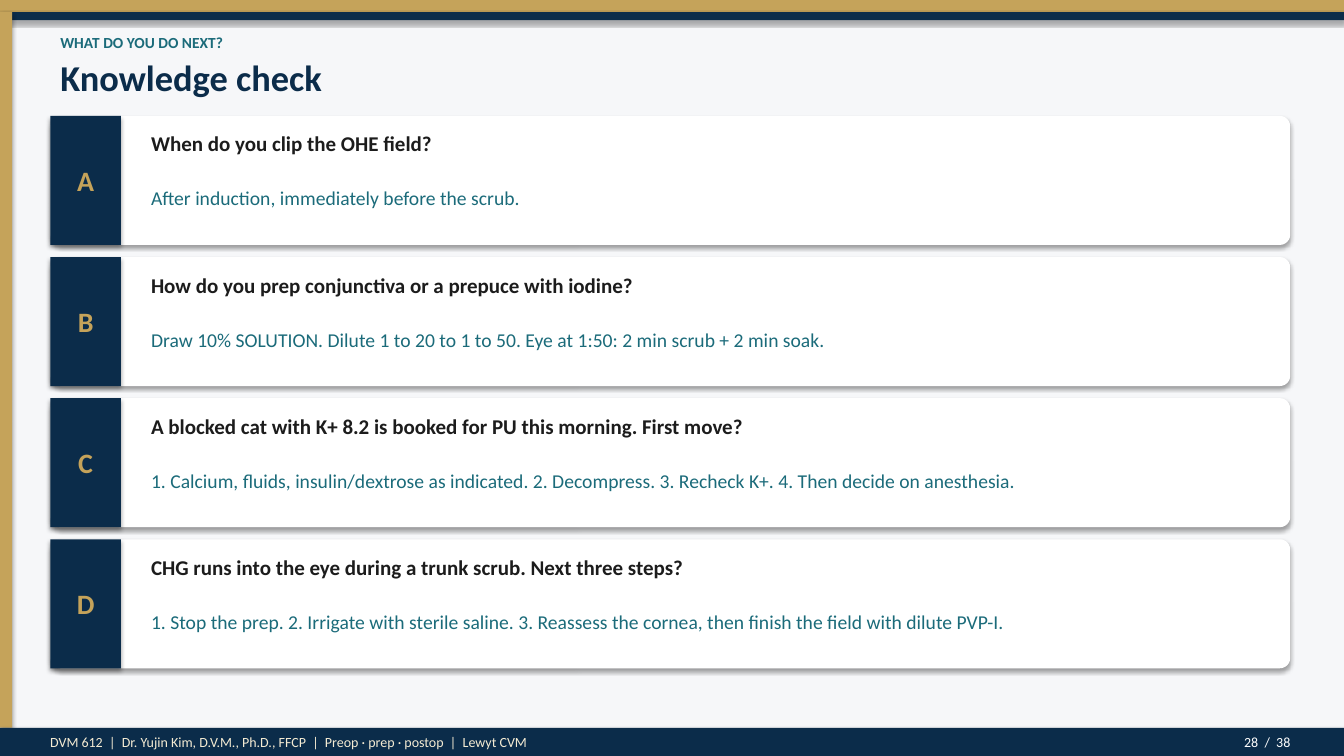
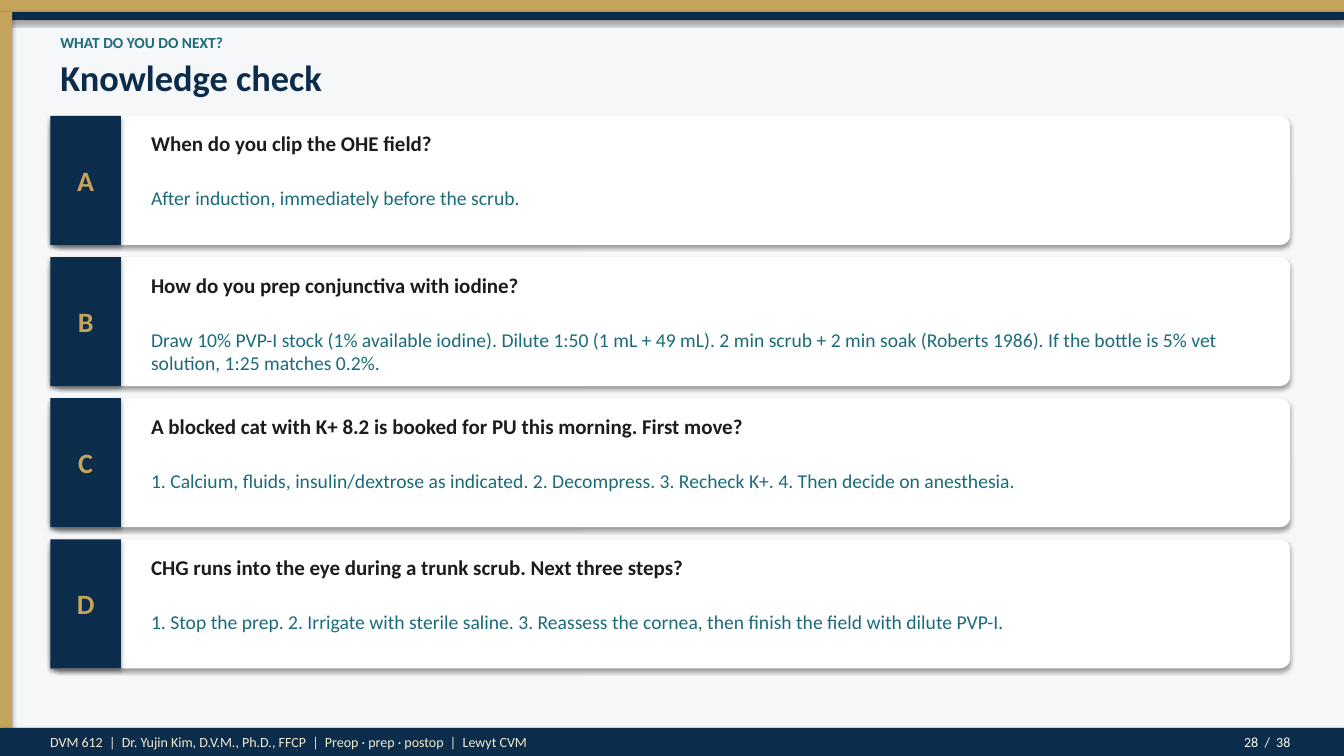
Before and after one commit to drkimvet/happycare, a slide deck: slide 28 of lectures/DVM-612_Week4_Preop_PatientPrep_Postop.pptx. Drawn at 1344x756 pixels with LibreOffice and Linux fonts; fonts in the diff are those of the drawing. Boxes give left, top, right and bottom in pixels: in the first picture for what was removed or moved away, otherwise in the second. Text is boxed around its words. In the diff, an @@ line names an element or a change of style, - is before the commit and + after.

```diff
--- a/lectures/DVM-612_Week4_Preop_PatientPrep_Postop.pptx
+++ b/lectures/DVM-612_Week4_Preop_PatientPrep_Postop.pptx
@@ text at <box>151,278,518,297</box>: text changed @@
-How do you prep conjunctiva or a prepuce with iodine?
+How do you prep conjunctiva with iodine?
@@ text at <box>151,333,1216,372</box>: text changed @@
-Draw 10% SOLUTION. Dilute 1 to 20 to 1 to 50. Eye at 1:50: 2 min scrub + 2 min soak.
+Draw 10% PVP-I stock (1% available iodine). Dilute 1:50 (1 mL + 49 mL). 2 min scrub + 2 min soak (Roberts 1986). If the bottle is 5% vet solution, 1:25 matches 0.2%.
```
Also in this commit, not shown: 9 other slides changed, 4 other files.
